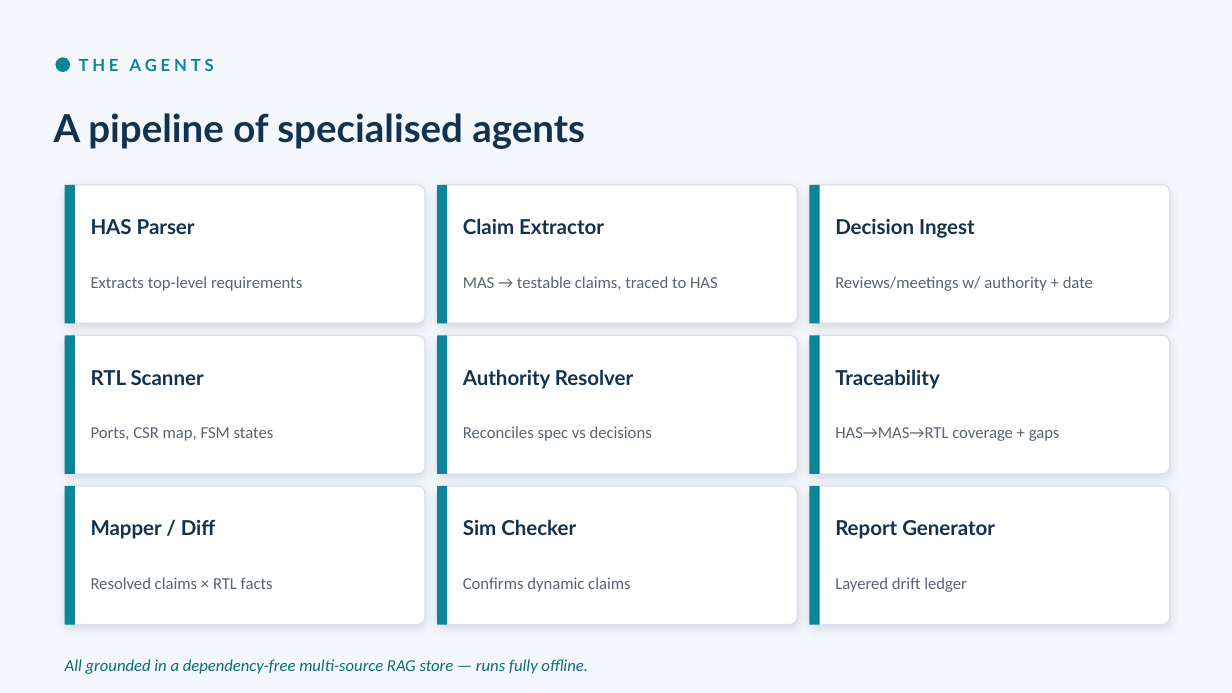
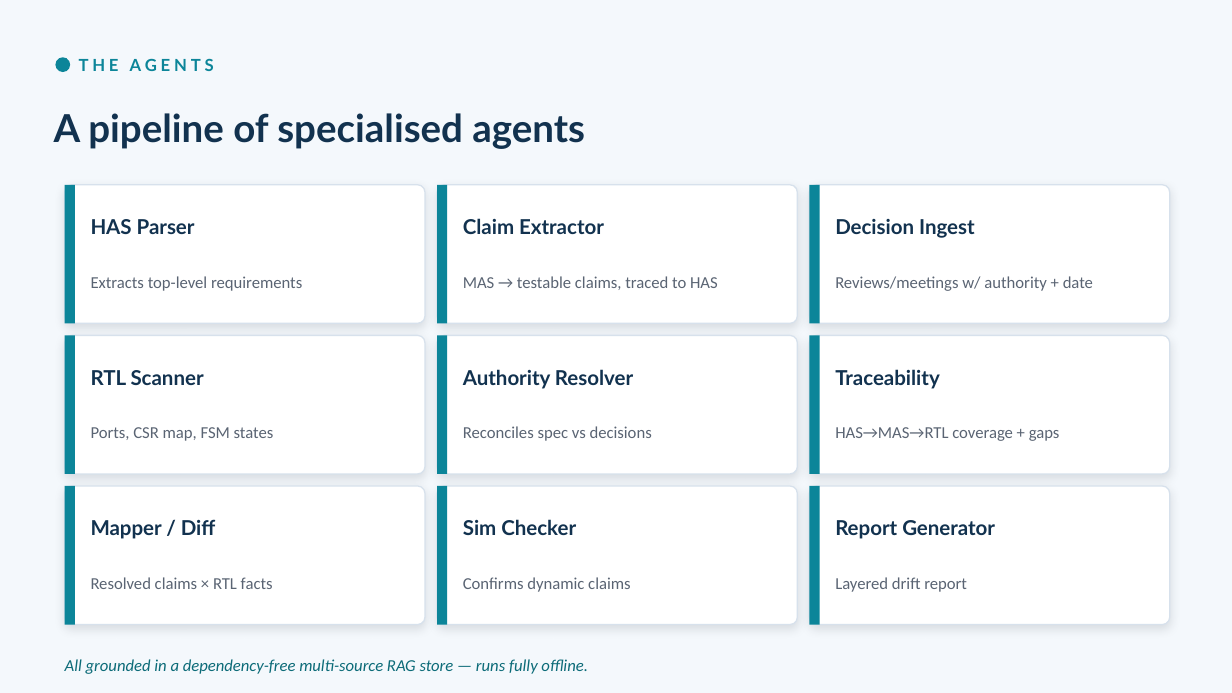
Before and after one commit to mayureshpiske19/spec-rtl-sentinel, a slide deck: slide 6 of presentation/Spec-RTL-Sentinel-Pitch.pptx. Drawn at 1232x693 pixels with LibreOffice and Linux fonts; fonts in the diff are those of the drawing. Boxes give left, top, right and bottom in pixels: in the first picture for what was removed or moved away, otherwise in the second. Text is boxed around its words. In the diff, an @@ line names an element or a change of style, - is before the commit and + after.

```diff
--- a/presentation/Spec-RTL-Sentinel-Pitch.pptx
+++ b/presentation/Spec-RTL-Sentinel-Pitch.pptx
@@ text at (x1=835, y1=577, x2=967, y2=592): text changed @@
-Layered drift ledger
+Layered drift report
```
Also in this commit, not shown: 2 other slides changed, 13 other files.
